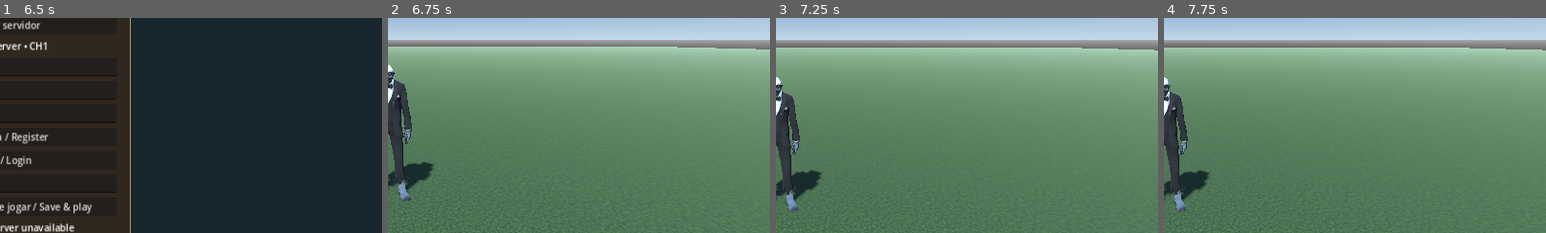
Above: before the commit, frames 1-4 (left to right).
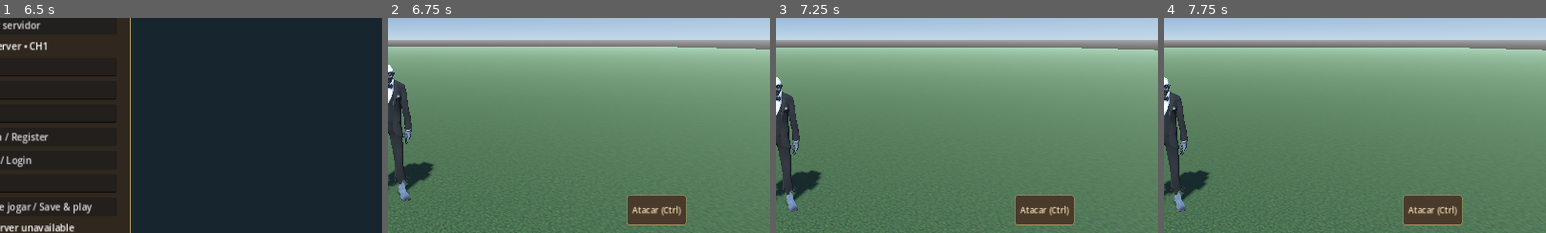
Above: after the commit, the same moments.

Repository: lolprogif/LolPRO-ON
Game: Godot game, scene res://Login.tscn
Two runs of this game, one before a commit and one after it. Both use one fixed random seed, a clock stepped at 60 frames per second and the inputs below.
Inputs (mouse positions are % of the whole screen's width and height, from its top left):
- Up to frame 1 (6.5 s): click (50, 40) at 0.52 s; type "Alex" at 0.6 s; click (50, 45) at 0.75 s; type "12" at 0.83 s; click (50, 50) at 0.98 s; type "12" at 1.07 s; click (50, 67) at 1.27 s; type "Alex" at 1.35 s; click "Brasil • Português" at 2 s; click "Localizar servidor" at 2.75 s; click "España • Español" at 3.5 s; click "Criar conta / Register" at 4.25 s; click "Entrar / Login" at 5 s; click "Verificar atualizações" at 5.75 s
- Up to frame 2 (6.75 s): click "Modo offline / Offline" at 6.5 s
- Up to frame 3 (7.25 s): no input
- Up to frame 4 (7.75 s): click "Missões" at 7.25 s
The pictures show only the part of the screen within x 50-100%, y 28-78%; the shares and areas given below are measured in that part.

Frame 1 is identical in both runs. In frame 2, 2.2% of the frame differs, in the area x 62-79%, y 82-97%; in frame 3, 2.2%; in frame 4, 2.2%.

Commit message:
V0.9: attack button for desktop and Android

Diff:
--- a/hud.gd
+++ b/hud.gd
@@ -48,6 +48,16 @@
 	for name in ["Poção","Personagem","Inventário","Especial","Habilidades","Emoções","Missões","Amigos","Grupo","Mapa","Loja","Opções"]:
 		var n: String = name
 		button(h,n,func(): use_potion() if n == "Poção" else toggle(n))
+	var attack_button := Button.new()
+	attack_button.text = "Atacar" if OS.has_feature("mobile") else "Atacar (Ctrl)"
+	attack_button.focus_mode = Control.FOCUS_NONE
+	root.add_child(attack_button)
+	attack_button.set_anchors_and_offsets_preset(Control.PRESET_BOTTOM_RIGHT)
+	attack_button.offset_left = -240
+	attack_button.offset_right = -140
+	attack_button.offset_top = -220
+	attack_button.offset_bottom = -170
+	attack_button.pressed.connect(func(): world.attack())
 	var map := panel_at(Vector2.ZERO,Vector2(170,100))
 	map.set_anchors_and_offsets_preset(Control.PRESET_TOP_RIGHT)
 	map.offset_left = -185
